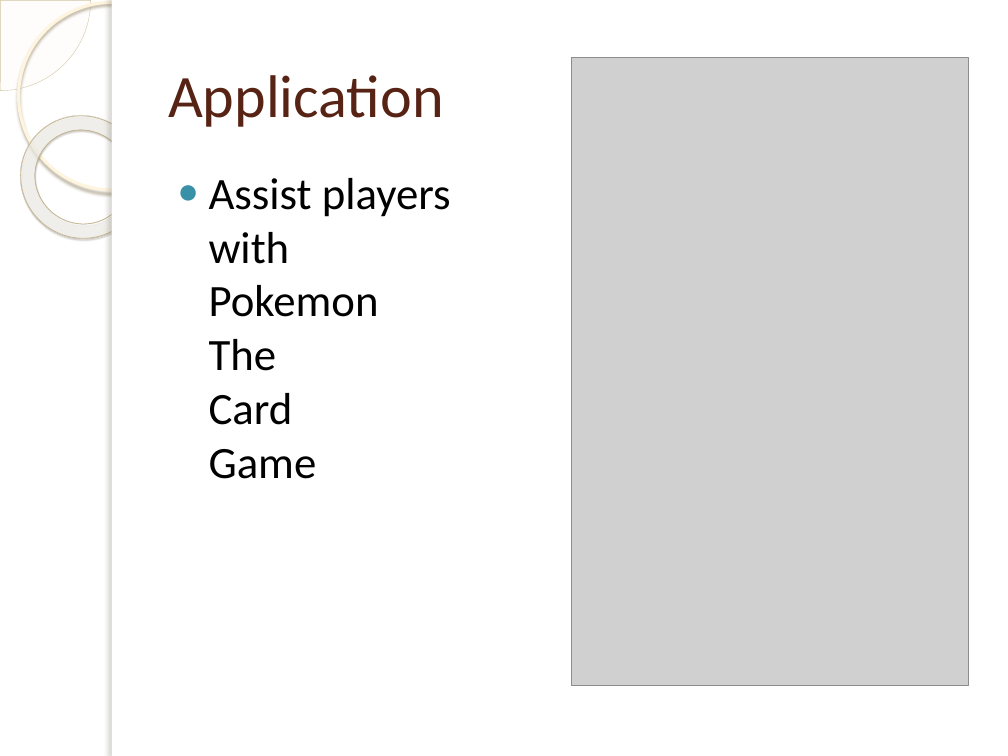
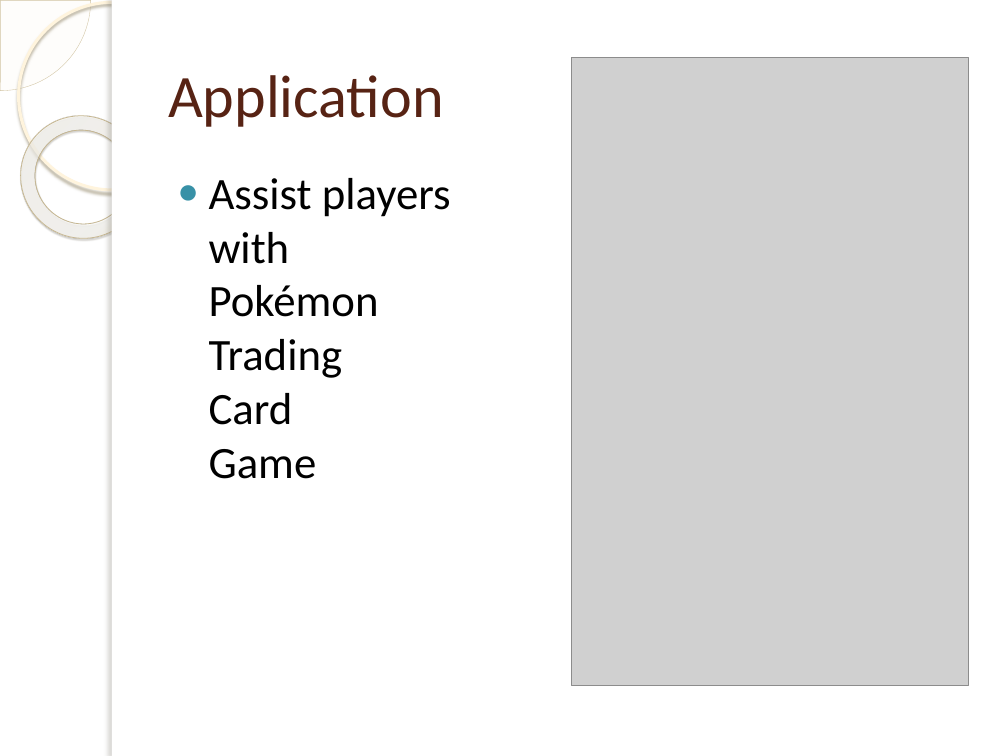
Before and after one commit to borisv13/PokemonTool, a slide deck: slide 3 of docs/PokemonTool.pptx. Drawn at 1008x756 pixels with LibreOffice and Linux fonts; fonts in the diff are those of the drawing; grey boxes stand for pictures; background and template pictures are left out. Boxes give left, top, right and bottom in pixels: in the first picture for what was removed or moved away, otherwise in the second. Text is boxed around its words. In the diff, an @@ line names an element or a change of style, - is before the commit and + after.

```diff
--- a/docs/PokemonTool.pptx
+++ b/docs/PokemonTool.pptx
@@ text at box(209, 178, 451, 479): text changed @@
-● Assist players
-  with
-  Pokemon
-  The
-  Card
-  Game
+● Assist players
+  with
+  Pokémon
+  Trading
+  Card
+  Game
```
Also in this commit, not shown: 2 other slides changed, 1 other file.
